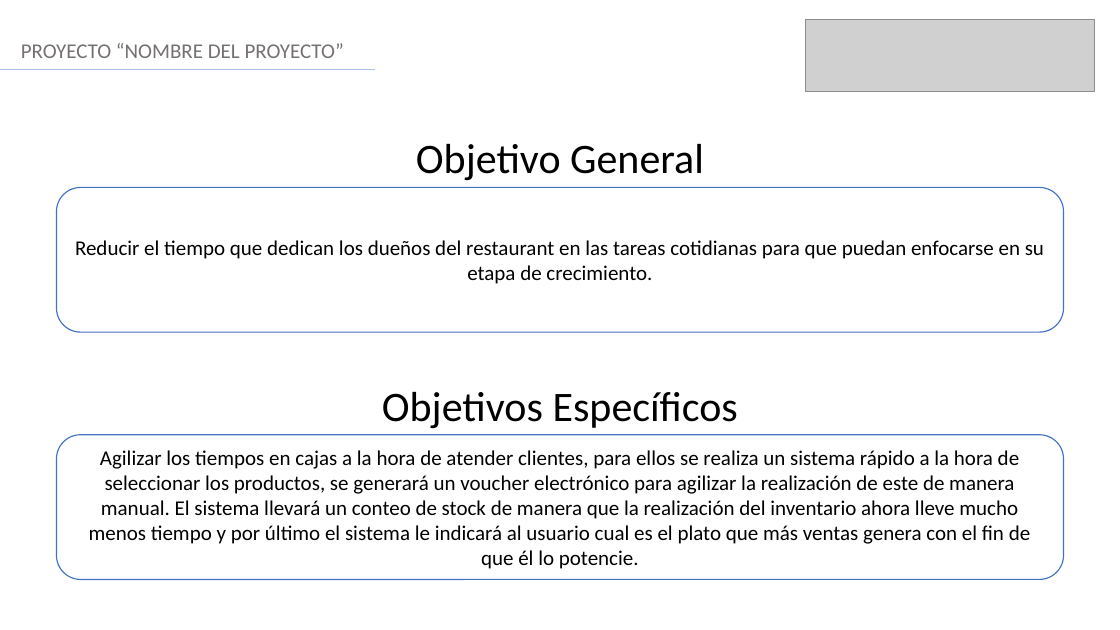
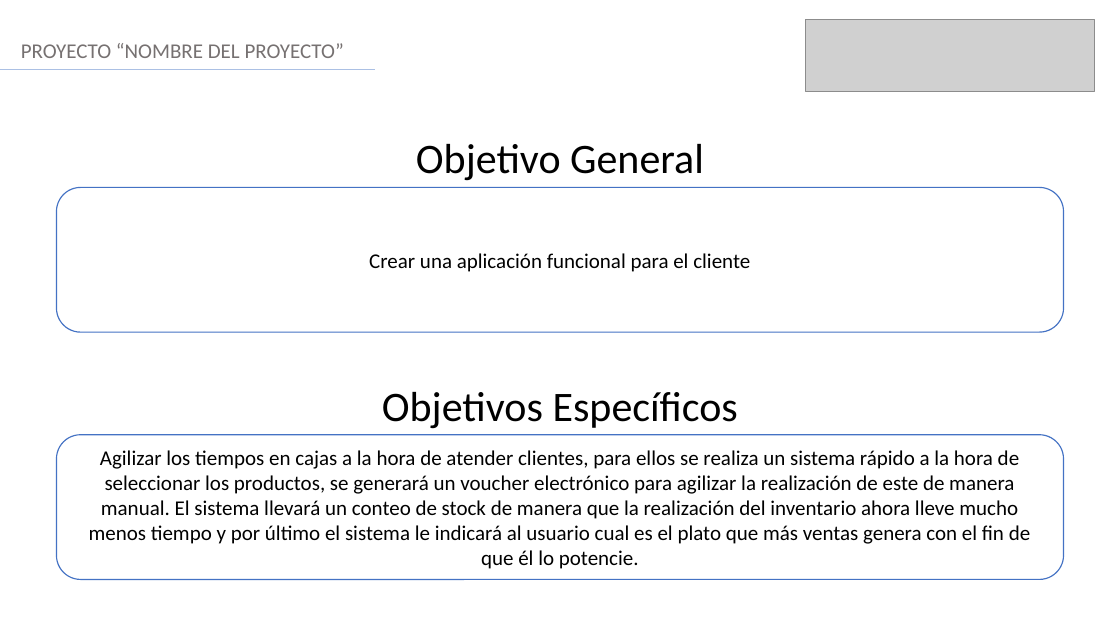
Before and after one commit to Lobo4zul/Proyecto_de_Titulo, a slide deck: slide 4 of Fase 2/Evidencia del proyecto/Formato Presentación final Portafolio.pptx. Drawn at 1120x630 pixels with LibreOffice and Linux fonts; fonts in the diff are those of the drawing; grey boxes stand for pictures. Boxes give left, top, right and bottom in pixels: in the first picture for what was removed or moved away, otherwise in the second. Text is boxed around its words. In the diff, an @@ line names an element or a change of style, - is before the commit and + after.

```diff
--- a/Fase 2/Evidencia del proyecto/Formato Presentación final Portafolio.pptx
+++ b/Fase 2/Evidencia del proyecto/Formato Presentación final Portafolio.pptx
@@ text in rounded rectangle at [369,253,750,272]: text changed @@
-Reducir el tiempo que dedican los dueños del restaurant en las tareas cotidianas para que puedan enfocarse en su etapa de crecimiento.
+Crear una aplicación funcional para el cliente
```
Also in this commit, not shown: 10 other slides changed.
